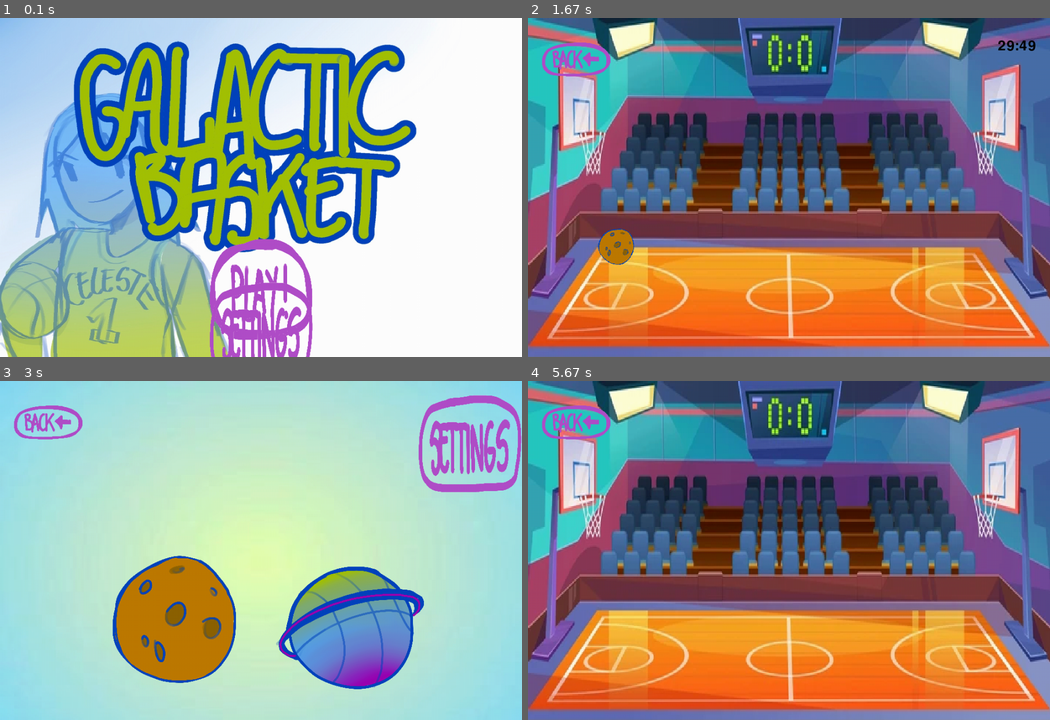
Above: before the commit, frames 1-4 (two rows, left to right).
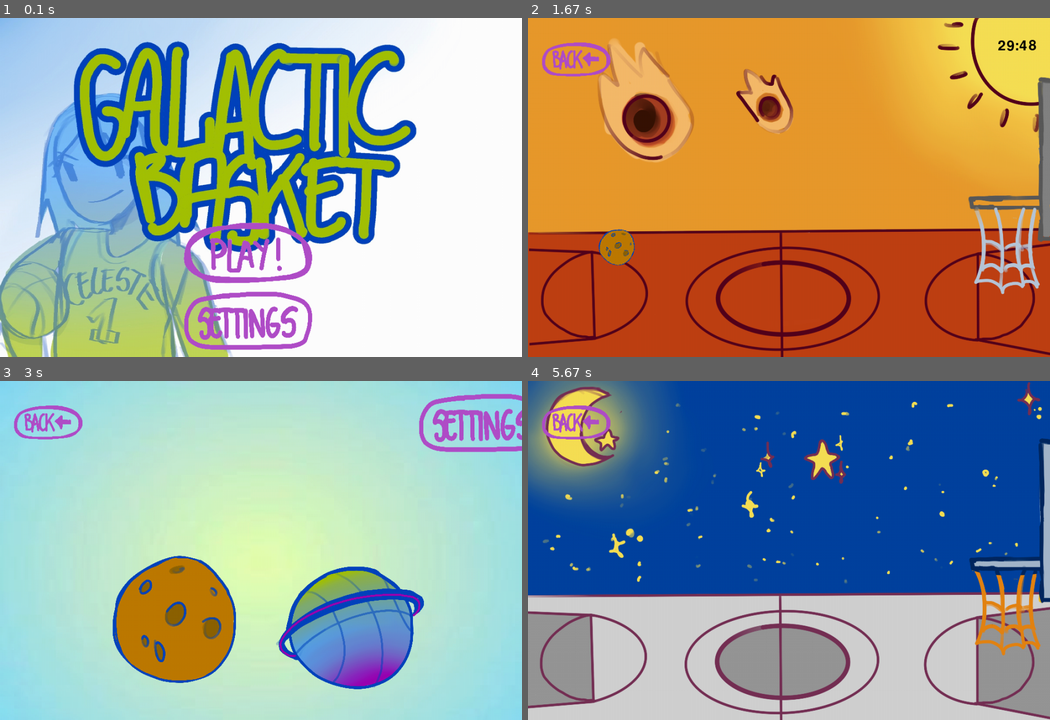
Above: after the commit, the same moments.

Repository: EliasEK05/pygame.project.galactic.basket
Game: pygame game, started from main.py
The game is run twice, just before and just after one commit, with the same random seed, the same clock (stepped at 60 frames per second) and the same inputs.
Inputs (mouse positions are in pixels of both pictures, inside the frame that each line leads up to):
- Up to frame 1 (0.1 s): no input
- Up to frame 2 (1.67 s): click (773, 319) at 0.38 s; click (574, 68) at 0.72 s; click (773, 251) at 1.05 s; click (695, 265) at 1.38 s
- Up to frame 3 (3 s): press the mouse at (78, 601) at 1.7 s; move the mouse to (83, 591) at 1.8 s; release the mouse at (88, 584) at 1.93 s; hold Up 2-2.47 s; right-click (167, 672) at 2.55 s; press the mouse at (46, 431) at 2.87 s; move the mouse to (140, 428) at 2.97 s
- Up to frame 4 (5.67 s): release the mouse at (762, 421) at 3.1 s; press the mouse at (877, 628) at 3.2 s; move the mouse to (809, 604) at 3.3 s; release the mouse at (736, 581) at 3.43 s; hold Down 3.5-3.8 s; press the mouse at (574, 431) at 3.87 s; move the mouse to (590, 550) at 3.97 s; release the mouse at (606, 669) at 4.1 s; press the mouse at (773, 682) at 4.2 s; move the mouse to (783, 672) at 4.3 s; release the mouse at (794, 662) at 4.43 s; click (574, 431) at 4.55 s; press the mouse at (695, 628) at 4.87 s; move the mouse to (715, 638) at 4.97 s; release the mouse at (731, 652) at 5.1 s; press the mouse at (574, 431) at 5.2 s; move the mouse to (762, 516) at 5.3 s; release the mouse at (950, 601) at 5.43 s

The runs differ from the first frame. In frame 1, 4.9% of the frame differs, in the area x 35-60%, y 60-100%; in frame 2, 99%; in frame 3, 3.0%; in frame 4, 99%, in the area x 0-100%, y 0-100%.

Commit message:
ajouts arrière-plans modes 1 et 2

Diff:
--- a/main.py
+++ b/main.py
@@ -1,3 +1,4 @@
+
 import pygame
 import sys
 from pygame.locals import *
@@ -58,11 +59,11 @@
 play = pygame.image.load("image/test_background.jpg").convert_alpha()
 play = pygame.transform.scale(play, (1000, 700))
 
-mode_2 = pygame.image.load("image/court.jpg").convert_alpha()
+mode_1 = pygame.image.load("image/court_mode_1.png").convert_alpha()
+mode_1 = pygame.transform.scale(mode_1, (1000, 700))
+
+mode_2 = pygame.image.load("image/court_mode_2.png").convert_alpha()
 mode_2 = pygame.transform.scale(mode_2, (1000, 700))
-
-mode_1 = pygame.image.load("image/court.jpg").convert_alpha()
-mode_1 = pygame.transform.scale(mode_1, (1000, 700))
 
 # slider pour le volume
 class Slider:
@@ -83,17 +84,16 @@
                                          self.slider_top_position, 30, self.size[1])
 # bouton play
 bouton_play = pygame.image.load("image/play_button.png").convert_alpha()
-bouton_play = pygame.transform.scale(bouton_play, (200, 200))  # possibilité de changer la taille
+bouton_play = pygame.transform.scale(bouton_play, (250, 120))  # possibilité de changer la taille
 bouton_clic_play = bouton_play.get_rect()
-bouton_clic_play.topleft = (400, 420)
+bouton_clic_play.topleft = (350, 390)
 print(bouton_clic_play)
 
 # bouton reglage
-
 bouton_reglage = pygame.image.load("image/settings_button.png").convert_alpha()
-bouton_reglage = pygame.transform.scale(bouton_reglage, (200, 200))  # possibilité de changer la taille
+bouton_reglage = pygame.transform.scale(bouton_reglage, (250, 120))  # possibilité de changer la taille
 bouton_clic_reglage = bouton_reglage.get_rect()
-bouton_clic_reglage.topleft = (400, 500)
+bouton_clic_reglage.topleft = (350, 520)
 print(bouton_clic_reglage)
 
 # bouton on
@@ -134,23 +134,15 @@
 # Définition de la police de caractères
 font = pygame.font.Font(None, 36)
 
-# Definition du ballon météorite
-ballon_1 = pygame.image.load("image/meteor_ball.png").convert_alpha()
-ballon_1 = pygame.transform.scale(ballon_1, (100, 100))
-
-# Definition du ballon planete
-ballon_2 = pygame.image.load("image/planet_ball.png").convert_alpha()
-ballon_2 =pygame.transform.scale(ballon_2,(100,100))
-
-# Position initial du ballon_métorite_1
-pos_x_ballon_1, pos_y_ballon_1 = 150, 425
-pos_ballon_1 = [pos_x_ballon_1, pos_y_ballon_1]
-ballon_surface_1 = ballon_1.get_rect(center=pos_ballon_1)
-
-#Position inital ballon_planet_2
-pos_x_ballon_2, pos_y_ballon_2 = 150, 425
-pos_ballon_2 = [pos_x_ballon_2, pos_y_ballon_2]
-ballon_surface_2 = ballon_2.get_rect(center=pos_ballon_2)
+# Definition du ballon
+ballon = pygame.image.load("image/meteor_ball.png").convert_alpha()
+ballon = pygame.transform.scale(ballon, (100, 100))
+
+# Position initial du ballon
+pos_x_ballon, pos_y_ballon = 150, 425
+pos_ballon = [pos_x_ballon, pos_y_ballon]
+ballon_surface = ballon.get_rect(center=pos_ballon)
+
 
 
 # Temps initial en secondes (1 minute)
@@ -158,12 +150,11 @@
 
 
 continuer = True
-tir = False
+tir = True
 current_screen = "menu"  # Initial screen is the main menu
 
 
-angle_img_1 = 0
-angle_img_2 = 0
+angle = 0
 
 while continuer:
 
@@ -203,6 +194,13 @@
                 volume += 1
             elif event.type == K_DOWN:
                 volume -= 1
+            elif event.type == MOUSEBUTTONUP:
+                if bouton_clic_retour.collidepoint(event.pos):
+                    current_screen = "menu"
+
+        for event in pygame.event.get():
+            if event.type == pygame.QUIT:
+                continuer = False
             elif event.type == MOUSEBUTTONUP:
                 if bouton_clic_retour.collidepoint(event.pos):
                     current_screen = "menu"
@@ -238,6 +236,11 @@
     elif current_screen == "mode_1":
         ecran.blit(mode_1, (0, 0))
         ecran.blit(bouton_retour, bouton_clic_retour.topleft)
+        début_jeu = pygame.time.get_ticks()
+        font = pygame.font.Font(None,36)
+        text_color = (0,0,0)
+
+
 
         for event in pygame.event.get():
             if event.type == pygame.QUIT:
@@ -245,113 +248,63 @@
             elif event.type == MOUSEBUTTONDOWN:
                 if bouton_clic_retour.collidepoint(event.pos):
                     current_screen = "play"
-                    tir = False
-                    pos_x_ballon_1,pos_y_ballon_1 = 150,425
-                    ballon_surface_1.center = pos_ballon_1
-                    time_remaining = 1800
+            elif event.type == MOUSEBUTTONUP and event.button == 1:
+                pos_x_init, pos_y_init = event.pos
+                if ballon_surface.collidepoint((pos_x_init, pos_y_init)):
+                    print("Ceci est un ballon")
             elif event.type == MOUSEBUTTONUP and event.button == 3:
-                pos_x_fin_1, pos_y_fin_1 = event.pos
-                pos_x_init_1 = pos_x_ballon_1
-                pos_y_init_1 =pos_y_ballon_1
-                angle_1 = math.atan2(pos_y_fin_1 - pos_y_init_1, pos_x_fin_1 - pos_x_init_1)
-                tir = True
-                vitesse_init_x_1 = abs(pos_x_fin_1 - pos_x_init_1) * math.cos(angle_1)
-                vitesse_init_y_1 = abs(pos_y_fin_1 - pos_y_init_1)* math.sin(angle_1)
-
-                if vitesse_init_x_1 > 200:
-                    vitesse_init_x_1 = 200
+                pos_x_fin, pos_y_fin = event.pos
+                pos_x_init = pos_x_ballon
+                pos_y_init =pos_y_ballon
+                angle = math.atan2(pos_y_fin - pos_y_init, pos_x_fin - pos_x_init)
+                tir = False
+                vitesse_init_x = abs(pos_x_fin - pos_x_init) * math.cos(angle)
+                vitesse_init_y = abs(pos_y_fin - pos_y_init)* math.sin(angle)
+
+                if vitesse_init_x > 200:
+                    vitesse_init_x = 200
 
 
             # Permet de replacer le ballon à sa position initial.
             elif event.type == KEYUP:
-                tir = False
-                pos_x_ballon_1, pos_y_ballon_1 = 150, 425
-                ballon_surface_1.center = pos_ballon_1
+                tir = True
+                pos_x_ballon, pos_y_ballon = 150, 425
+                ballon_surface.center = pos_ballon
         clock(time_remaining)
 
         time_remaining -= 1
         if time_remaining == 0:
             current_screen = "menu"
 
-        if tir == True:
+        if tir == False:
 
             time_elapsed = horloge.tick(60) / 100
-            pos_x_ballon_1 += vitesse_init_x_1 * time_elapsed
-            pos_y_ballon_1 += vitesse_init_y_1 * time_elapsed + 0.5 * GRAVITE * time_elapsed ** 2
-            vitesse_init_y_1 += GRAVITE * time_elapsed
+            pos_x_ballon += vitesse_init_x * time_elapsed
+            pos_y_ballon += vitesse_init_y * time_elapsed + 0.5 * GRAVITE * time_elapsed ** 2
+            vitesse_init_y += GRAVITE * time_elapsed
             # permet rebond sur le sol
-            if pos_y_ballon_1 > 600:
-                pos_y_ballon_1 = 600
-                vitesse_init_y_1 = -vitesse_init_y_1 * REBONDISSEMENT
-
-            ballon_surface_1.center = (pos_x_ballon_1, pos_y_ballon_1)
+            if pos_y_ballon > 600:
+                pos_y_ballon = 600
+                vitesse_init_y = -vitesse_init_y * REBONDISSEMENT
+
+            ballon_surface.center = (pos_x_ballon, pos_y_ballon)
 
         # rotation de la balle
-        rotated_ball_1 = pygame.transform.rotate(ballon_1, angle_img_1)
-        angle_img_1 -= 2
-        ecran.blit(rotated_ball_1, ballon_surface_1)
-
-
+        rotated_ball = pygame.transform.rotate(ballon, angle)
+        angle -= 2
+        ecran.blit(rotated_ball, ballon_surface)
+
+        pygame.display.flip()
 
     elif current_screen == "mode_2":
         ecran.blit(mode_2, (0, 0))
         ecran.blit(bouton_retour, bouton_clic_retour.topleft)
-
-        for event in pygame.event.get():
-            if event.type == pygame.QUIT:
-                continuer = False
-
+        for event in pygame.event.get():
+            if event.type == pygame.QUIT:
+                continuer = False
             elif event.type == MOUSEBUTTONUP:
                 if bouton_clic_retour.collidepoint(event.pos):
                     current_screen = "play"
-                    tir = False
-                    pos_x_ballon_2, pos_y_ballon_2 = 150, 425
-                    ballon_surface_2.center = pos_ballon_2
-                    time_remaining = 1800
-
-                elif event.type == MOUSEBUTTONUP and event.button == 3:
-                    pos_x_fin_2, pos_y_fin_2 = event.pos
-                    pos_x_init_2 = pos_x_ballon_2
-                    pos_y_init_2 = pos_y_ballon_2
-                    angle_2 = math.atan2(pos_y_fin_2 - pos_y_init_2, pos_x_fin_2 - pos_x_init_2)
-                    tir = True
-                    vitesse_init_x_2 = abs(pos_x_fin_2 - pos_x_init_2) * math.cos(angle_2)
-                    vitesse_init_y_2 = abs(pos_y_fin_2 - pos_y_init_2) * math.sin(angle_2)
-
-                    if vitesse_init_x_2 > 200:
-                        vitesse_init_x_2 = 200
-
-
-                # Permet de replacer le ballon à sa position initial.
-                elif event.type == KEYUP:
-                    tir = False
-                    pos_x_ballon_2, pos_y_ballon_2 = 150, 425
-                    ballon_surface_2.center = pos_ballon_2
-            clock(time_remaining)
-
-            time_remaining -= 1
-            if time_remaining == 0:
-                current_screen = "menu"
-
-            if tir == True:
-
-                time_elapsed = horloge.tick(60) / 100
-                pos_x_ballon_2 += vitesse_init_x_2 * time_elapsed
-                pos_y_ballon_2 += vitesse_init_y_2 * time_elapsed + 0.5 * GRAVITE * time_elapsed ** 2
-                vitesse_init_y_2 += GRAVITE * time_elapsed
-                # permet rebond sur le sol
-                if pos_y_ballon_2 > 600:
-                    pos_y_ballon_2 = 600
-                    vitesse_init_y_2 = -vitesse_init_y_2 * REBONDISSEMENT
-
-                ballon_surface_2.center = (pos_x_ballon_2, pos_y_ballon_2)
-
-            # rotation de la balle
-            rotated_ball_2 = pygame.transform.rotate(ballon_2, angle_img_2)
-            angle_img_2 -= 2
-            ecran.blit(rotated_ball_2, ballon_surface_2)
-
-        pygame.display.flip()
 
 pygame.quit()
 sys.exit()
